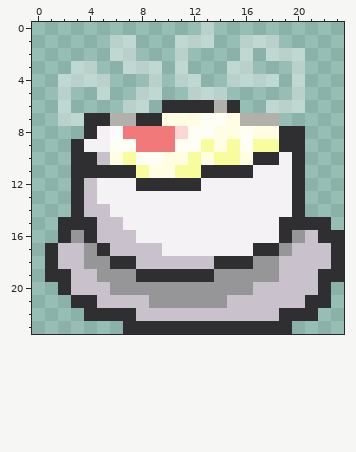
One commit to this pixel-art sprite: res/data/obstacles/obstacle_4.png. This is how it looked before the edit.
The file is 24x24 pixels. Colours within 5 levels of each other are drawn and written as one.
Now the later version:
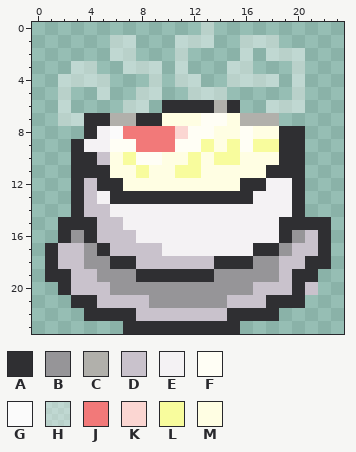
Palette (. is transparent): A #2f2f32  B #969598  C #b1b0ab  D #c9c2cc  E #f4f2f4  F #fffef5  G #fbfbfb  H #fffffe66  J #f27979  K #fbd6d2  L #f8fc9d  M #fffee3
Change:
@@ x 0..23 @@
  9 ...AEEFFJJJFFLMLFLLAA...
-10 ...AADMLFFMMLMLLMAAEA...
-11 ...AAAAALMMLLAAAAEEEA...
-12 ...ADEEEAAAAAEEEEEEEA...
-13 ...ADEEEEEEEEEEEEEEEA...
+10 ...AADMLFFMMLMLLMMMAA...
+11 ...AAAMMLMMLLMMMMMAAA...
+12 ...ADAAMMMMMMMMMAAEEA...
+13 ...ADEAAAAAAAAAAAEEEA...
 14 ...ADDEEEEEEEEEEEEEEA...
 15 ..AAADDEEEEEEEEEEEEAAAA.
-16 ..ABADDDEEEEEEEEEEEABDAA
-17 .ADDBADDDDEEEEEEEAABDDDA
-18 .ADDBBAADDDDDDAAABBDDDDA
-19 .AADDBBBAAAAAABBBBBDDDAA
-20 ..ADDDBBBBBBBBBBBDDDDDA.
-21 ...AADDDDBBBBBBDDDDDDAA.
-22 ....AAAADDDDDDDDDDDAAA..
-23 .......AAAAAAAAAAAAA....
+16 ..ABADDDEEEEEEEEEEEABDA.
+17 .ADDBADDDDEEEEEEEAABDDA.
+18 .ADDBBAADDDDDDAAABBDDAA.
+19 .AADDBBBAAAAAABBBBBDAA..
+20 ..ADDDBBBBBBBBBBBDDDAD..
+21 ...AADDDDBBBBBBDDDAAA...
+22 ....AAAADDDDDDDAAAA.....
+23 .......AAAAAAAAA........
Changed places in both pictures, as pixel boxes (x1, y1, x2, y2):
changed: (97, 152, 292, 204)
changed: (227, 230, 344, 334)
